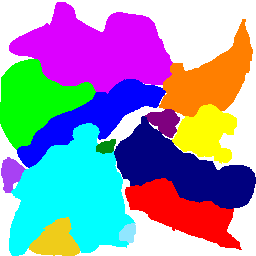
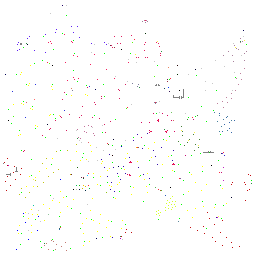
Before/after of a 256 x 256 layered artwork. What changed in the layer stack:
hid "zones" over [0, 2, 256, 256]
showed "spawners", painted on it over [3, 5, 252, 251]
